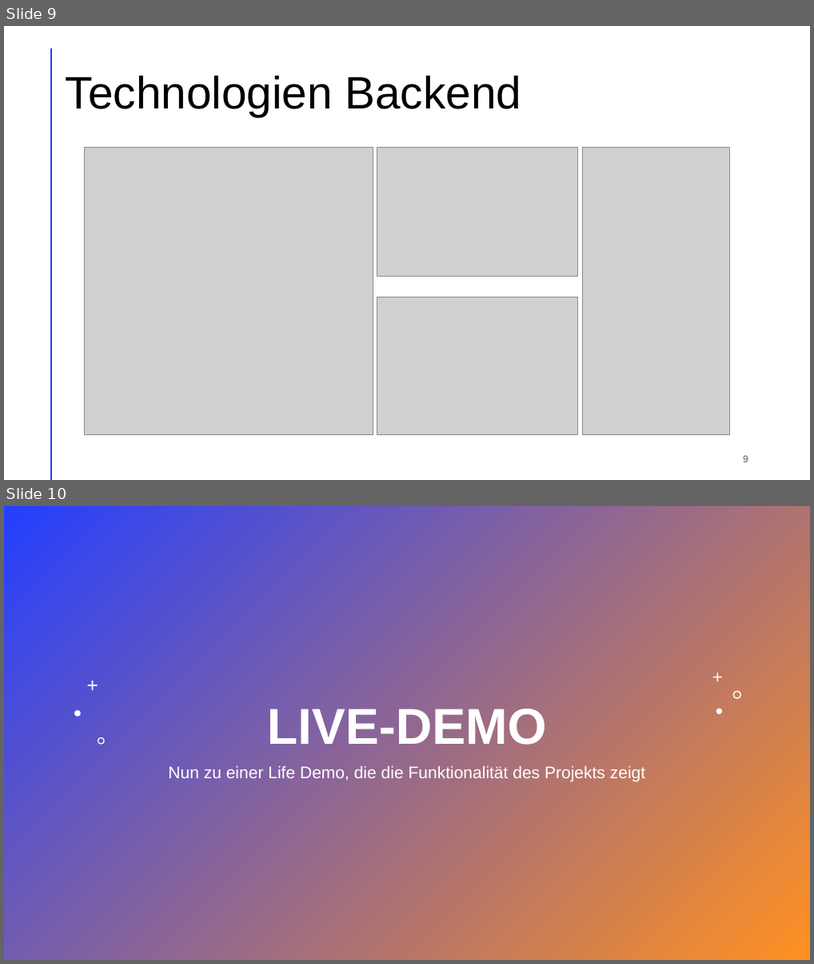
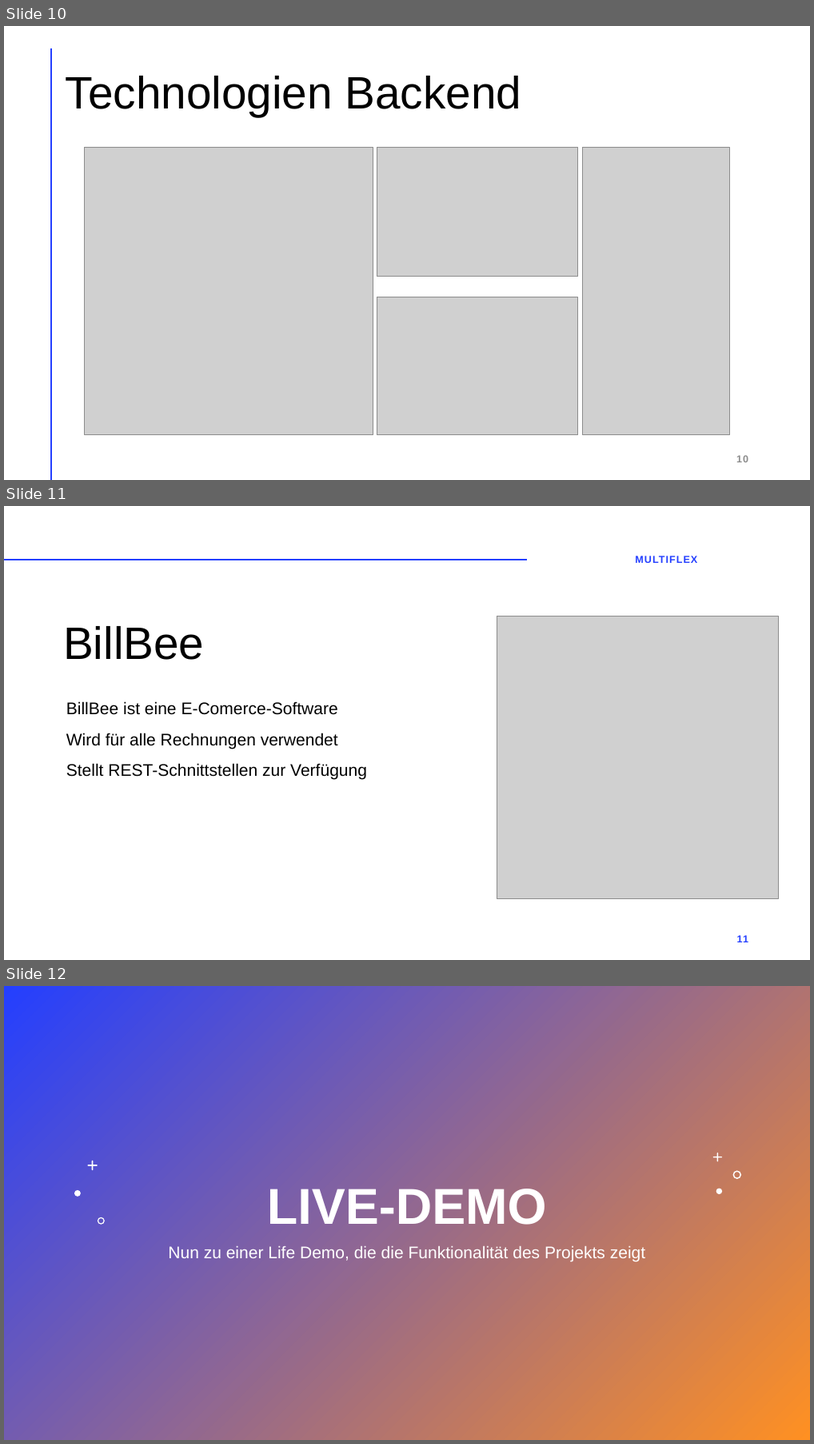
Before and after one commit to LegitesMax/multiflexlbkv, a slide deck: Präsentation/ProjectAward.pptx. Shown one above the other, each under a label of ours: slides 9 and 10 before the commit, slides 10, 11 and 12 after it. The pictures are 814x964 and 814x1444 pixels, drawn with LibreOffice and Linux fonts; fonts in the diff are those of the drawing; grey boxes stand for pictures. Boxes give left, top, right and bottom in pixels: in the first picture for what was removed or moved away, otherwise in the second. Text is boxed around its words. In the diff, an @@ line names an element or a change of style, - is before the commit and + after.

```diff
--- a/Präsentation/ProjectAward.pptx
+++ b/Präsentation/ProjectAward.pptx
@@ slide 11 added at bbox=[4, 506, 810, 960], background #FFFFFF @@
@@ line added from (4, 560) to (526, 560), #FF9022 2 pt @@
@@ text added at bbox=[635, 556, 698, 563], 12 pt, text #243FFF, bold @@
+MULTIFLEX
@@ picture added at bbox=[497, 616, 779, 899] @@
@@ title added at bbox=[63, 626, 204, 660], 54 pt, text #000000 @@
+BillBee
@@ text added at bbox=[66, 701, 367, 779], 20 pt, text #000000 @@
+BillBee ist eine E-Comerce-Software
+Wird für alle Rechnungen verwendet
+Stellt REST-Schnittstellen zur Verfügung
@@ page number added at bbox=[738, 935, 749, 942], 12 pt, text #243FFF, bold @@
+11
@@ what was slide 9 is now slide 10 @@
@@ page number at bbox=[737, 455, 749, 462]: text changed @@
-9
+10
@@ what was slide 10 is now slide 12 @@
```
Also in this commit, not shown: 3 slides changed, 1 other slide added.
